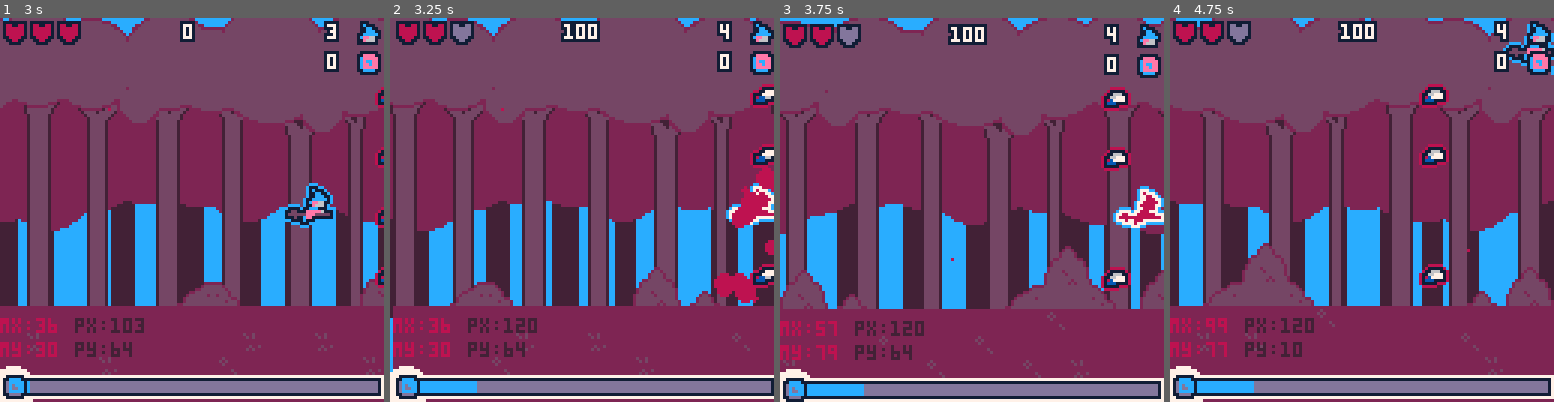
Above: before the commit, frames 1-4 (left to right).
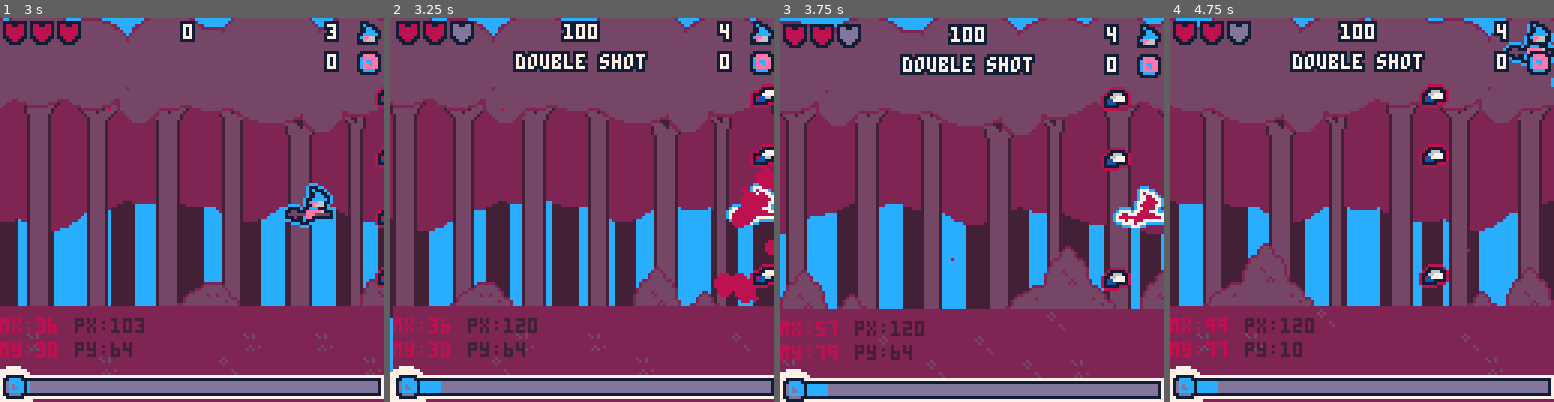
Above: after the commit, the same moments.

Repository: roseblack02/pico8-witch_blaster
Game: PICO-8 cartridge witch_blaster.p8
The game is run twice, just before and just after one commit, with the same random seed, the same clock (stepped at 60 frames per second) and the same inputs.
Inputs (mouse positions are in pixels of both pictures, inside the frame that each line leads up to):
- Up to frame 1 (3 s): tap X (X key) at 0.33, 0.7, 1.43, 2.58 s; click (157, 121) at 0.67 s; tap O (Z key) at 1.07, 1.8, 2.43 s; click (218, 267) at 1.22 s; click (280, 114) at 1.77 s; click (46, 259) at 2.32 s; hold Right from 2.33 s (still down); click (107, 106) at 2.87 s
- Up to frame 2 (3.25 s): keep holding Right; tap O (Z key) at 3.07 s; tap X (X key) at 3.1 s
- Up to frame 3 (3.75 s): release Right at 3.33 s; hold Right from 3.38 s (still down); click (952, 256) at 3.42 s; tap X (X key) at 3.62 s; tap O (Z key) at 3.7 s
- Up to frame 4 (4.75 s): click (1404, 102) at 3.97 s; tap X (X key) at 4.13, 4.65 s; release Right at 4.22 s; hold Up 4.27-4.67 s; tap O (Z key) at 4.33 s; click (1465, 248) at 4.52 s; hold Right from 4.72 s (still down)

Frame 1 is identical in both runs. In frame 2, 2.0% of the frame differs, in the area x 13-68%, y 8-98%; in frame 3, 2.0%; in frame 4, 2.1%, in the area x 12-100%, y 8-98%.

Commit message:
enemies have a higher chance of dropping e pill and changes to level 1

Diff:
--- a/witch_blaster.p8
+++ b/witch_blaster.p8
@@ -417,11 +417,11 @@
 						--randomly drop a pickup
 						local rand=flr(rnd(15))+1
 
-						if (rand==1) make_estrogen(self.x,self.y)
+						if (rand==1) make_powerup(self.x,self.y)
 						if (rand==2) make_health(self.x,self.y)
 						if (rand==3) make_life(self.x,self.y)
-						if (rand==4) make_powerup(self.x,self.y)
-						if (rand>4) make_coin(self.x,self.y)
+						if (rand>4 and rand<7) make_estrogen(self.x,self.y)
+						if (rand>6) make_coin(self.x,self.y)
 
 						--give player estrogen
 						player.e_level+=3
Not shown, changed: levels.txt
